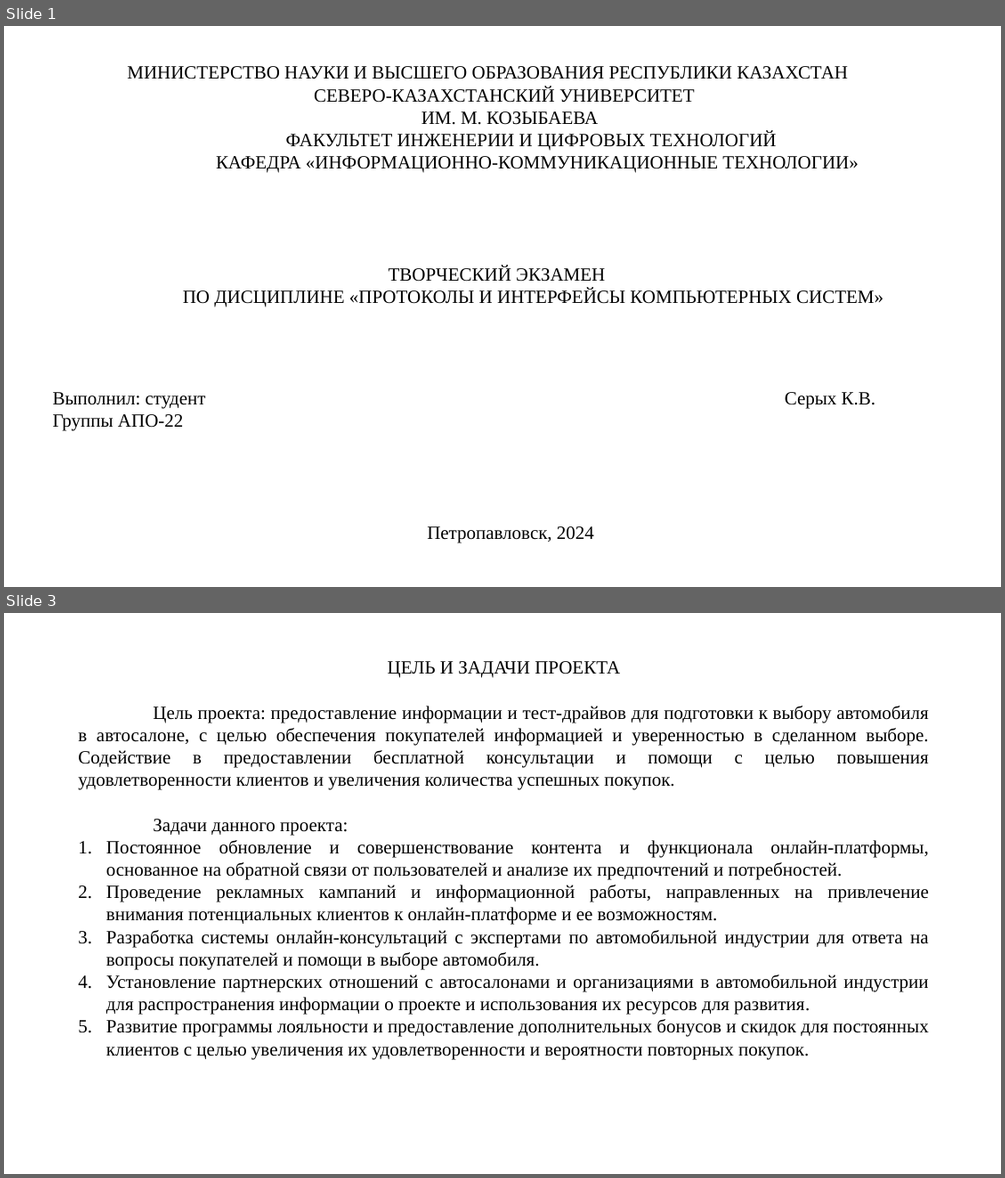
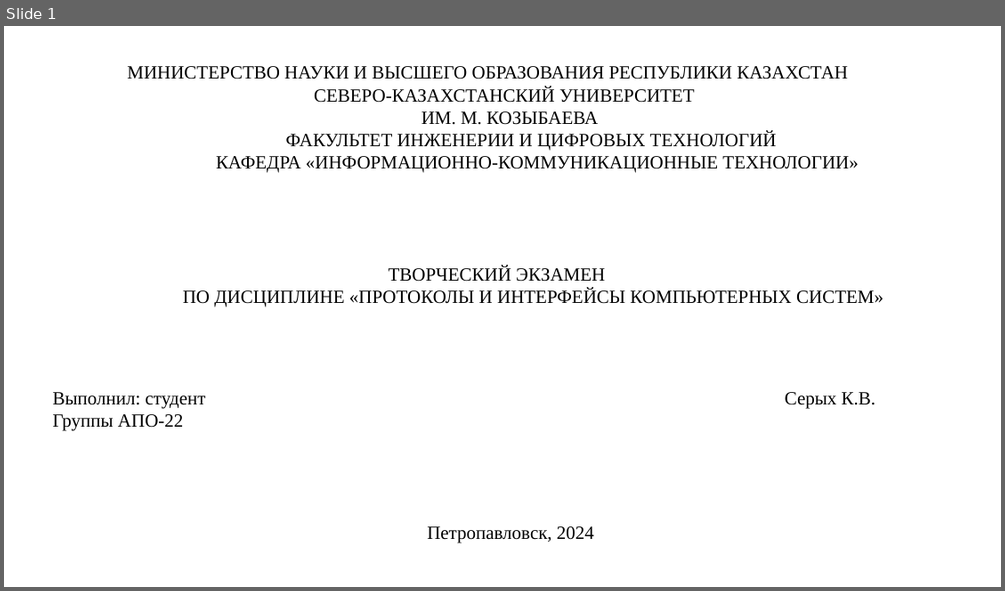
Before and after one commit to Red-student/Red_student, a slide deck: Модуль5_Серых.pptx. Shown one above the other, each under a label of ours: slides 1 and 3 before the commit, slide 1 after it; the slides between them are not shown. The pictures are 1005x1178 and 1005x591 pixels, drawn with LibreOffice and Linux fonts; fonts in the diff are those of the drawing. Boxes give left, top, right and bottom in pixels: in the first picture for what was removed or moved away, otherwise in the second. Text is boxed around its words. In the diff, an @@ line names an element or a change of style, - is before the commit and + after.

```diff
--- a/Модуль5_Серых.pptx
+++ b/Модуль5_Серых.pptx
@@ slide 3 removed at (4,613,1001,1174), background #FFFFFF @@
@@ text removed at (78,661,929,1059) @@
-ЦЕЛЬ И ЗАДАЧИ ПРОЕКТА
-Цель проекта: предоставление информации и тест-драйвов для подготовки к выбору автомобиля в автосалоне, с целью обеспечения покупателей информацией и уверенностью в сделанном выборе. Содействие в предоставлении бесплатной консультации и помощи с целью повышения удовлетворенности клиентов и увеличения количества успешных покупок.
-Задачи данного проекта:
-1. Постоянное обновление и совершенствование контента и функционала онлайн-платформы, основанное на обратной связи от пользователей и анализе их предпочтений и потребностей.
-2. Проведение рекламных кампаний и информационной работы, направленных на привлечение внимания потенциальных клиентов к онлайн-платформе и ее возможностям.
-3. Разработка системы онлайн-консультаций с экспертами по автомобильной индустрии для ответа на вопросы покупателей и помощи в выборе автомобиля.
-4. Установление партнерских отношений с автосалонами и организациями в автомобильной индустрии для распространения информации о проекте и использования их ресурсов для развития.
-5. Развитие программы лояльности и предоставление дополнительных бонусов и скидок для постоянных клиентов с целью увеличения их удовлетворенности и вероятности повторных покупок.
```
Also in this commit, not shown: 7 slides changed, 7 slides added, 3 other slides removed, 30 other files.
